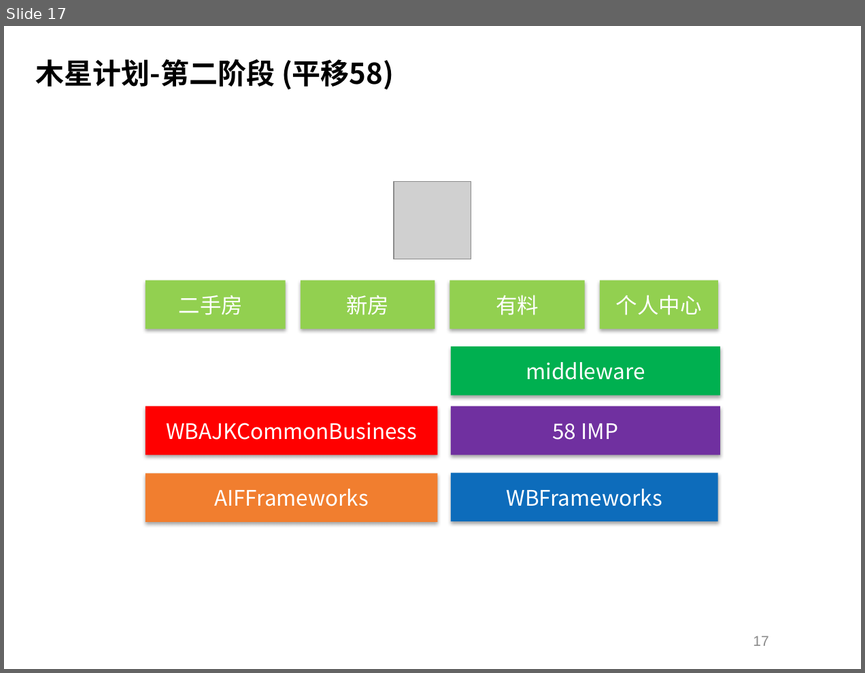
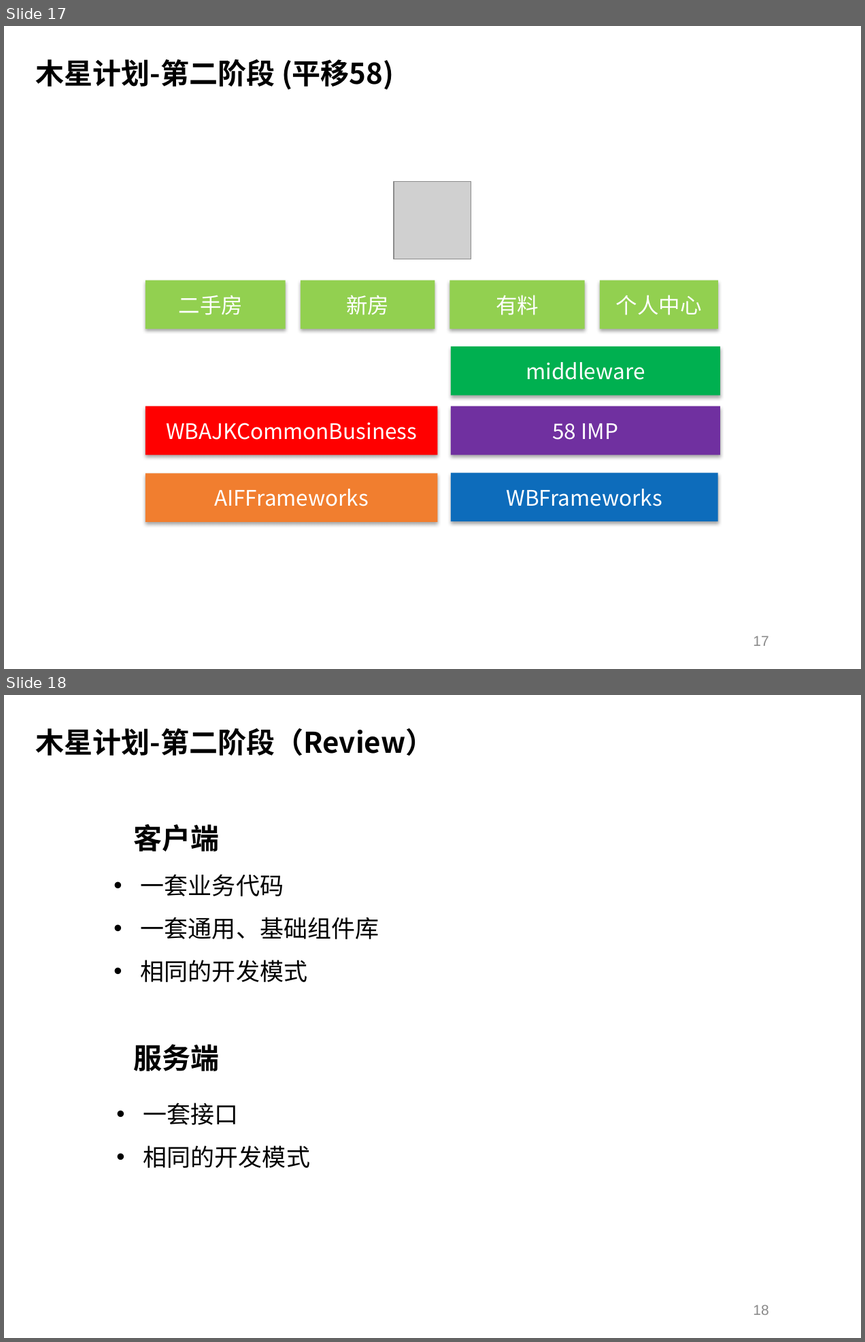
Before and after one commit to Geph0rce/Demo, a slide deck: documents/钱杰_2019年度总结述职报告.pptx. Shown one above the other, each under a label of ours: slide 17 before the commit, slides 17 and 18 after it. The pictures are 865x673 and 865x1342 pixels, drawn with LibreOffice and Linux fonts; fonts in the diff are those of the drawing; grey boxes stand for pictures; background and template pictures are left out. Boxes give left, top, right and bottom in pixels: in the first picture for what was removed or moved away, otherwise in the second. Text is boxed around its words. In the diff, an @@ line names an element or a change of style, - is before the commit and + after.

```diff
--- a/documents/钱杰_2019年度总结述职报告.pptx
+++ b/documents/钱杰_2019年度总结述职报告.pptx
@@ slide 18 added at bbox=[4, 695, 861, 1338], background picture (left out) @@
@@ text added at bbox=[36, 728, 434, 756], 24 pt, text #000000, bold @@
+木星计划-第二阶段（Review）
@@ text added at bbox=[133, 824, 219, 851], 24 pt, text #000000, bold @@
+客户端
@@ text added at bbox=[141, 874, 379, 982], 20 pt, text #000000 @@
+• 一套业务代码
+• 一套通用、基础组件库
+• 相同的开发模式
@@ text added at bbox=[133, 1044, 219, 1071], 24 pt, text #000000, bold @@
+服务端
@@ text added at bbox=[143, 1102, 310, 1168], 20 pt, text #000000 @@
+• 一套接口
+• 相同的开发模式
@@ page number added at bbox=[753, 1304, 768, 1314], 12 pt, text #898989 @@
+18
```
Also in this commit, not shown: 3 slides changed, 3 other slides added.
